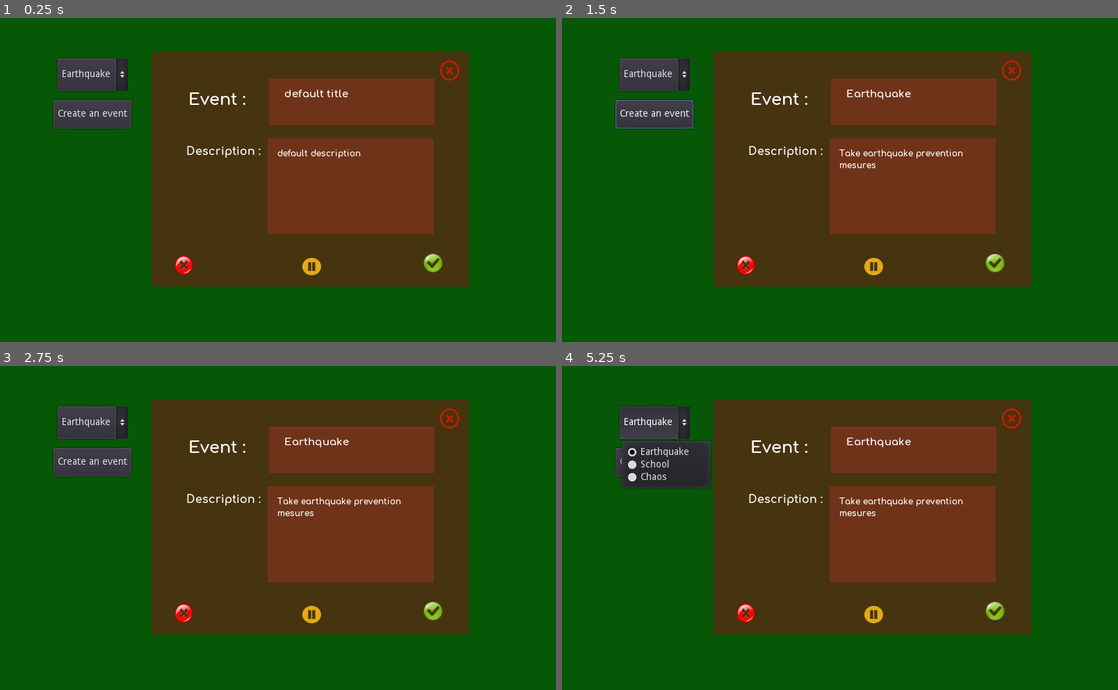
Above: before the commit, frames 1-4 (two rows, left to right).
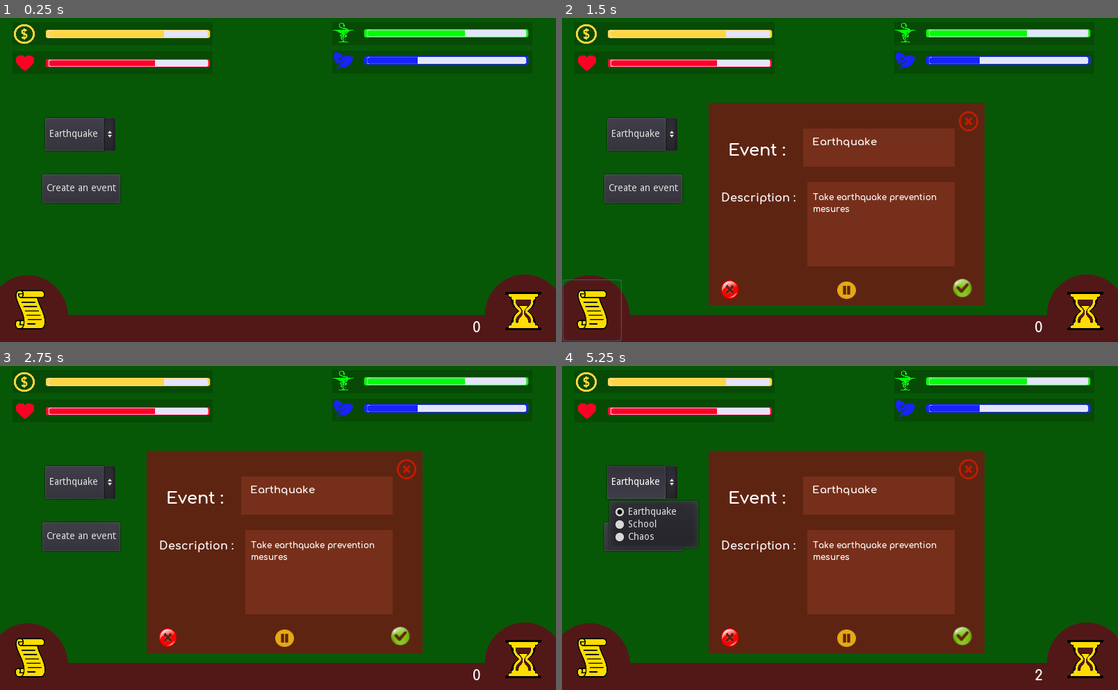
Above: after the commit, the same moments.

Repository: Speedphoenix/Mayor-of-Kanaka
Game: Godot game, scene res://scenes/MainScene.tscn
The game is run twice, just before and just after one commit, with the same random seed, the same clock (stepped at 60 frames per second) and the same inputs.
Inputs (mouse positions are in pixels of both pictures, inside the frame that each line leads up to; where the layout moved, square brackets give the same spot in the first picture):
- Up to frame 1 (0.25 s): no input
- Up to frame 2 (1.5 s): click "Create an event" at 0.5 s; click (589, 309) at 1.27 s
- Up to frame 3 (2.75 s): click (400, 634) [433, 612] at 2 s
- Up to frame 4 (5.25 s): click (962, 634) [995, 612] at 2.75 s; click (1084, 657) at 3.52 s; click (1084, 657) at 4.27 s; click "Earthquake" at 5 s

The runs differ from the first frame. In frame 1, 59% of the frame differs, in the area x 0-100%, y 1-100%; in frame 2, 41%; in frame 3, 41%; in frame 4, 42%.

Commit message:
Additional UI elements
player gauges added, along with some UI elements like next turn icons etc...

Diff:
--- a/scenes/BarsUI.tscn
+++ b/scenes/BarsUI.tscn
@@ -1,7 +1,17 @@
-[gd_scene load_steps=3 format=2]
+[gd_scene load_steps=13 format=2]
 
-[ext_resource path="res://assets/bars/progression_bar_empty_default.png" type="Texture" id=1]
-[ext_resource path="res://assets/bars/progression_bar_full_default.png" type="Texture" id=2]
+[ext_resource path="res://assets/bars/progression_bar_empty_blue.png" type="Texture" id=1]
+[ext_resource path="res://assets/bars/progression_bar_full_blue.png" type="Texture" id=2]
+[ext_resource path="res://assets/bars/economy.png" type="Texture" id=3]
+[ext_resource path="res://assets/bars/progression_bar_full_red.png" type="Texture" id=4]
+[ext_resource path="res://assets/bars/progression_bar_empty_red.png" type="Texture" id=5]
+[ext_resource path="res://assets/bars/satisfaction.png" type="Texture" id=6]
+[ext_resource path="res://assets/bars/progression_bar_full_green.png" type="Texture" id=7]
+[ext_resource path="res://assets/bars/nature.png" type="Texture" id=8]
+[ext_resource path="res://assets/bars/progression_bar_empty_green.png" type="Texture" id=9]
+[ext_resource path="res://assets/bars/progression_bar_empty_yellow.png" type="Texture" id=10]
+[ext_resource path="res://assets/bars/health.png" type="Texture" id=11]
+[ext_resource path="res://assets/bars/progression_bar_full_yellow.png" type="Texture" id=12]
 
 [node name="BarsUI" type="CanvasLayer"]
 
@@ -10,12 +20,159 @@
 "_edit_use_anchors_": false
 }
 
-[node name="TextureProgress" type="TextureProgress" parent="BarsController"]
-margin_left = 50.0
-margin_top = 27.0
-margin_right = 278.0
+[node name="Economy" type="Control" parent="BarsController"]
+__meta__ = {
+"_edit_use_anchors_": false
+}
+
+[node name="Background" type="ColorRect" parent="BarsController/Economy"]
+margin_left = 18.0
+margin_top = 20.0
+margin_right = 306.0
+margin_bottom = 53.0
+color = Color( 0, 0, 0, 0.156863 )
+__meta__ = {
+"_edit_use_anchors_": false
+}
+
+[node name="EconomyBar" type="TextureProgress" parent="BarsController/Economy"]
+margin_left = 61.0
+margin_top = 28.0
+margin_right = 311.0
 margin_bottom = 46.0
-value = 50.0
+value = 70.0
+texture_under = ExtResource( 10 )
+texture_progress = ExtResource( 12 )
+nine_patch_stretch = true
+__meta__ = {
+"_edit_use_anchors_": false
+}
+
+[node name="EconomyIcon" type="TextureRect" parent="BarsController/Economy"]
+margin_left = 20.2407
+margin_top = 23.2475
+margin_right = 50.2407
+margin_bottom = 51.2475
+texture = ExtResource( 3 )
+expand = true
+__meta__ = {
+"_edit_use_anchors_": false
+}
+
+[node name="Health" type="Control" parent="BarsController"]
+__meta__ = {
+"_edit_use_anchors_": false
+}
+
+[node name="Background" type="ColorRect" parent="BarsController/Health"]
+margin_left = 477.553
+margin_top = 19.8036
+margin_right = 765.553
+margin_bottom = 52.8036
+color = Color( 0, 0, 0, 0.156863 )
+__meta__ = {
+"_edit_use_anchors_": false
+}
+
+[node name="HealthBar" type="TextureProgress" parent="BarsController/Health"]
+margin_left = 519.138
+margin_top = 26.7838
+margin_right = 769.138
+margin_bottom = 44.7838
+rect_pivot_offset = Vector2( 133.543, 33.8617 )
+value = 60.0
+texture_under = ExtResource( 9 )
+texture_progress = ExtResource( 7 )
+nine_patch_stretch = true
+__meta__ = {
+"_edit_use_anchors_": false
+}
+
+[node name="HealthIcon" type="TextureRect" parent="BarsController/Health"]
+margin_left = 478.723
+margin_top = 21.4637
+margin_right = 508.723
+margin_bottom = 49.4637
+texture = ExtResource( 11 )
+expand = true
+__meta__ = {
+"_edit_use_anchors_": false
+}
+
+[node name="Satisfation" type="Control" parent="BarsController"]
+__meta__ = {
+"_edit_use_anchors_": false
+}
+
+[node name="Background" type="ColorRect" parent="BarsController/Satisfation"]
+margin_left = 18.3968
+margin_top = 61.6693
+margin_right = 306.397
+margin_bottom = 94.6693
+color = Color( 0, 0, 0, 0.156863 )
+__meta__ = {
+"_edit_use_anchors_": false
+}
+
+[node name="SatisfactionBar" type="TextureProgress" parent="BarsController/Satisfation"]
+margin_left = 60.9966
+margin_top = 70.2441
+margin_right = 310.997
+margin_bottom = 88.2441
+rect_pivot_offset = Vector2( 133.543, 33.8617 )
+value = 65.0
+texture_under = ExtResource( 5 )
+texture_progress = ExtResource( 4 )
+nine_patch_stretch = true
+__meta__ = {
+"_edit_use_anchors_": false
+}
+
+[node name="SatisfactionIcon" type="TextureRect" parent="BarsController/Satisfation"]
+margin_left = 20.0
+margin_top = 64.0
+margin_right = 52.0
+margin_bottom = 94.0
+texture = ExtResource( 6 )
+expand = true
+__meta__ = {
+"_edit_use_anchors_": false
+}
+
+[node name="Nature" type="Control" parent="BarsController"]
+margin_left = -1.0
+__meta__ = {
+"_edit_use_anchors_": false
+}
+
+[node name="Background" type="ColorRect" parent="BarsController/Nature"]
+margin_left = 478.752
+margin_top = 60.6562
+margin_right = 766.752
+margin_bottom = 93.6562
+color = Color( 0, 0, 0, 0.156863 )
+__meta__ = {
+"_edit_use_anchors_": false
+}
+
+[node name="NatureIcon" type="TextureRect" parent="BarsController/Nature"]
+margin_left = 480.019
+margin_top = 62.414
+margin_right = 510.019
+margin_bottom = 90.414
+texture = ExtResource( 8 )
+expand = true
+__meta__ = {
+"_edit_use_anchors_": false
+}
+
+[node name="NatureBar" type="TextureProgress" parent="BarsController/Nature"]
+margin_left = 519.656
+margin_top = 65.8724
+margin_right = 769.656
+margin_bottom = 83.8724
+rect_pivot_offset = Vector2( 133.543, 33.8617 )
+value = 33.0
 texture_under = ExtResource( 1 )
 texture_progress = ExtResource( 2 )
 nine_patch_stretch = true
--- a/scenes/EventsUI.tscn
+++ b/scenes/EventsUI.tscn
@@ -26,20 +26,16 @@
 script = ExtResource( 2 )
 
 [node name="SingleEventController" type="Control" parent="."]
-margin_left = 199.179
-margin_top = 47.6758
-margin_right = 691.179
-margin_bottom = 425.676
 __meta__ = {
 "_edit_use_anchors_": false
 }
 
 [node name="Background" type="ColorRect" parent="SingleEventController"]
-margin_left = 19.0703
-margin_top = 14.8325
-margin_right = 476.07
-margin_bottom = 351.832
-color = Color( 0.371094, 0.14362, 0.0753784, 0.721569 )
+margin_left = 211.0
+margin_top = 136.0
+margin_right = 608.0
+margin_bottom = 427.0
+color = Color( 0.372549, 0.145098, 0.0745098, 1 )
 __meta__ = {
 "_edit_use_anchors_": false
 }
@@ -56,10 +52,10 @@
 [node name="TitleLabel" type="Label" parent="SingleEventController/TitleController"]
 anchor_left = 0.5
 anchor_right = 0.5
-margin_left = 53.128
-margin_top = 53.8775
-margin_right = 136.128
-margin_bottom = 81.8775
+margin_left = 220.128
+margin_top = 174.878
+margin_right = 303.128
+margin_bottom = 202.878
 rect_pivot_offset = Vector2( -700.5, -123 )
 custom_fonts/font = SubResource( 1 )
 text = "Event :"
@@ -68,10 +64,10 @@
 }
 
 [node name="TitleBackground" type="ColorRect" parent="SingleEventController/TitleController"]
-margin_left = 169.291
-margin_top = 38.0
-margin_right = 407.291
-margin_bottom = 105.0
+margin_left = 328.0
+margin_top = 158.0
+margin_right = 546.0
+margin_bottom = 213.0
 rect_pivot_offset = Vector2( 82.183, 114.337 )
 color = Color( 0.501961, 0.203922, 0.113725, 0.721569 )
 __meta__ = {
@@ -81,10 +77,10 @@
 [node name="Title" type="Label" parent="SingleEventController/TitleController"]
 anchor_left = 0.5
 anchor_right = 0.5
-margin_left = 190.964
-margin_top = 51.1091
-margin_right = 391.964
-margin_bottom = 100.109
+margin_left = 341.0
+margin_top = 168.0
+margin_right = 535.0
+margin_bottom = 213.0
 rect_pivot_offset = Vector2( -700.5, -123 )
 custom_fonts/font = SubResource( 2 )
 text = "This is where title
@@ -106,10 +102,10 @@
 [node name="DescriptionLabel" type="Label" parent="SingleEventController/DescriptionController"]
 anchor_left = 0.5
 anchor_right = 0.5
-margin_left = 50.4439
-margin_top = 132.701
-margin_right = 157.444
-margin_bottom = 152.701
+margin_left = 210.444
+margin_top = 247.701
+margin_right = 317.444
+margin_bottom = 267.701
 rect_pivot_offset = Vector2( -700.5, -123 )
 custom_fonts/font = SubResource( 3 )
 text = "Description :"
@@ -118,10 +114,10 @@
 }
 
 [node name="DescriptionBackground2" type="ColorRect" parent="SingleEventController/DescriptionController"]
-margin_left = 166.568
-margin_top = 123.61
-margin_right = 405.568
-margin_bottom = 261.61
+margin_left = 334.0
+margin_top = 235.0
+margin_right = 546.0
+margin_bottom = 356.0
 rect_pivot_offset = Vector2( 82.183, 114.337 )
 color = Color( 0.501961, 0.203922, 0.113725, 0.721569 )
 __meta__ = {
@@ -131,10 +127,10 @@
 [node name="Description" type="Label" parent="SingleEventController/DescriptionController"]
 anchor_left = 0.5
 anchor_right = 0.5
-margin_left = 181.286
-margin_top = 139.173
-margin_right = 370.286
-margin_bottom = 216.173
+margin_left = 342.286
+margin_top = 250.173
+margin_right = 531.286
+margin_bottom = 327.173
 rect_pivot_offset = Vector2( -700.5, -123 )
 custom_fonts/font = SubResource( 4 )
 text = "This is where description goes."
@@ -144,10 +140,10 @@
 }
 
 [node name="AcceptButton" type="TextureButton" parent="SingleEventController"]
-margin_left = 410.07
-margin_top = 304.832
-margin_right = 438.07
-margin_bottom = 331.832
+margin_left = 562.07
+margin_top = 388.832
+margin_right = 590.07
+margin_bottom = 415.832
 texture_normal = ExtResource( 4 )
 expand = true
 __meta__ = {
@@ -155,10 +151,10 @@
 }
 
 [node name="RefuseButton" type="TextureButton" parent="SingleEventController"]
-margin_left = 52.0703
-margin_top = 307.832
-margin_right = 79.0703
-margin_bottom = 334.832
+margin_left = 228.07
+margin_top = 390.832
+margin_right = 255.07
+margin_bottom = 417.832
 texture_normal = ExtResource( 3 )
 expand = true
 __meta__ = {
@@ -166,10 +162,10 @@
 }
 
 [node name="HoldButton" type="TextureButton" parent="SingleEventController"]
-margin_left = 236.07
-margin_top = 310.832
-margin_right = 263.07
-margin_bottom = 335.832
+margin_left = 396.07
+margin_top = 392.832
+margin_right = 423.07
+margin_bottom = 417.832
 texture_normal = ExtResource( 5 )
 expand = true
 __meta__ = {
@@ -177,10 +173,10 @@
 }
 
 [node name="CloseButton" type="TextureButton" parent="SingleEventController"]
-margin_left = 433.655
-margin_top = 26.5636
-margin_right = 461.655
-margin_bottom = 55.5636
+margin_left = 570.655
+margin_top = 147.564
+margin_right = 598.655
+margin_bottom = 176.564
 texture_normal = ExtResource( 6 )
 expand = true
 __meta__ = {
--- a/scenes/MainScene.tscn
+++ b/scenes/MainScene.tscn
@@ -1,8 +1,10 @@
-[gd_scene load_steps=4 format=2]
+[gd_scene load_steps=6 format=2]
 
 [ext_resource path="res://scripts/EventController.gd" type="Script" id=1]
 [ext_resource path="res://scripts/MainScript.gd" type="Script" id=2]
 [ext_resource path="res://scenes/EventsUI.tscn" type="PackedScene" id=3]
+[ext_resource path="res://scenes/BarsUI.tscn" type="PackedScene" id=4]
+[ext_resource path="res://scenes/UnderUI.tscn" type="PackedScene" id=5]
 
 [node name="Main" type="Node2D"]
 script = ExtResource( 2 )
@@ -26,10 +28,11 @@
 EventsUI = ExtResource( 3 )
 
 [node name="CreateEventButton" type="Button" parent="EventsController"]
-margin_left = 76.5997
-margin_top = 131.926
-margin_right = 188.6
-margin_bottom = 172.926
+visible = false
+margin_left = 60.5635
+margin_top = 238.834
+margin_right = 172.564
+margin_bottom = 279.834
 text = "Create an event"
 expand_icon = true
 __meta__ = {
@@ -37,10 +40,11 @@
 }
 
 [node name="EventIDSelector" type="OptionButton" parent="EventsController"]
-margin_left = 82.9457
-margin_top = 72.0
-margin_right = 183.946
-margin_bottom = 119.0
+visible = false
+margin_left = 65.1277
+margin_top = 158.417
+margin_right = 166.128
+margin_bottom = 205.417
 __meta__ = {
 "_edit_use_anchors_": false
 }
@@ -51,6 +55,22 @@
 }
 
 [node name="EventsUI" parent="EventsController/EventsUIController" instance=ExtResource( 3 )]
+
+[node name="BarsController" type="Control" parent="."]
+__meta__ = {
+"_edit_use_anchors_": false
+}
+
+[node name="BarsUI" parent="BarsController" instance=ExtResource( 4 )]
+
+[node name="UnderUIController" type="Control" parent="."]
+margin_right = 40.0
+margin_bottom = 40.0
+__meta__ = {
+"_edit_use_anchors_": false
+}
+
+[node name="UnderUI" parent="UnderUIController" instance=ExtResource( 5 )]
 [connection signal="eventChanged" from="EventsController" to="EventsController/EventsUIController/EventsUI" method="_on_eventChanged"]
 [connection signal="pressed" from="EventsController/CreateEventButton" to="EventsController" method="_on_CreateEventButton_pressed"]
 [connection signal="close" from="EventsController/EventsUIController/EventsUI" to="EventsController" method="_on_EventsUI_close"]
--- /dev/null
+++ b/scenes/UnderUI.tscn
@@ -0,0 +1,93 @@
+[gd_scene load_steps=7 format=2]
+
+[ext_resource path="res://assets/additional_ui/next-turn.png" type="Texture" id=1]
+[ext_resource path="res://assets/additional_ui/circle_next-turn.png" type="Texture" id=2]
+[ext_resource path="res://scripts/UnderUI.gd" type="Script" id=3]
+[ext_resource path="res://assets/font/Comfortaa-Bold.ttf" type="DynamicFontData" id=4]
+[ext_resource path="res://assets/additional_ui/manuscript.png" type="Texture" id=5]
+
+[sub_resource type="DynamicFont" id=1]
+size = 20
+font_data = ExtResource( 4 )
+
+[node name="UnderUI" type="CanvasLayer"]
+script = ExtResource( 3 )
+
+[node name="Background" type="ColorRect" parent="."]
+margin_left = -17.0
+margin_top = 441.0
+margin_right = 808.0
+margin_bottom = 510.0
+color = Color( 0.32549, 0.0980392, 0.0980392, 1 )
+__meta__ = {
+"_edit_use_anchors_": false
+}
+
+[node name="CurrentTurnLabel" type="Label" parent="."]
+margin_left = 650.0
+margin_top = 448.0
+margin_right = 692.0
+margin_bottom = 471.0
+custom_fonts/font = SubResource( 1 )
+text = "0"
+align = 2
+__meta__ = {
+"_edit_use_anchors_": false
+}
+
+[node name="NextTurnController" type="Control" parent="."]
+__meta__ = {
+"_edit_use_anchors_": false
+}
+
+[node name="CircleBackground" type="TextureRect" parent="NextTurnController"]
+margin_left = 697.0
+margin_top = 382.0
+margin_right = 813.0
+margin_bottom = 498.0
+texture = ExtResource( 2 )
+expand = true
+__meta__ = {
+"_edit_use_anchors_": false
+}
+
+[node name="NextTurnButton" type="Button" parent="NextTurnController"]
+margin_left = 709.119
+margin_top = 392.059
+margin_right = 797.119
+margin_bottom = 478.059
+icon = ExtResource( 1 )
+flat = true
+expand_icon = true
+__meta__ = {
+"_edit_use_anchors_": false
+}
+
+[node name="EventDetailsController" type="Control" parent="."]
+__meta__ = {
+"_edit_use_anchors_": false
+}
+
+[node name="CircleBackground2" type="TextureRect" parent="EventDetailsController"]
+margin_left = -19.0
+margin_top = 383.0
+margin_right = 99.0
+margin_bottom = 507.0
+texture = ExtResource( 2 )
+expand = true
+__meta__ = {
+"_edit_use_anchors_": false
+}
+
+[node name="EventDetailsButton" type="Button" parent="EventDetailsController"]
+margin_left = 0.881073
+margin_top = 389.595
+margin_right = 85.8811
+margin_bottom = 478.595
+icon = ExtResource( 5 )
+flat = true
+expand_icon = true
+__meta__ = {
+"_edit_use_anchors_": false
+}
+[connection signal="pressed" from="NextTurnController/NextTurnButton" to="." method="_on_NextTurnButton_pressed"]
--- a/scripts/EventController.gd
+++ b/scripts/EventController.gd
@@ -3,9 +3,16 @@
 signal eventChanged(eventID)
 
 export (PackedScene) var EventsUI
+var devmode
 
 func _ready():
+	var Global = get_node("/root/Global")
+	devmode = Global.devmode
+	$EventsUIController/EventsUI.get_child(0).hide()
 	initSelector()
+	if(devmode == true):
+		$CreateEventButton.show()
+		$EventIDSelector.show()
 
 func _process(_delta):
 	pass
@@ -17,7 +24,7 @@
 
 func _on_CreateEventButton_pressed():
 	var eventID = $EventIDSelector.get_item_id($EventIDSelector.selected)
-	print("eventID to be printed :", eventID)
+	#print("eventID to be printed :", eventID)
 	emit_signal("eventChanged", eventID)
 	$EventsUIController/EventsUI.get_child(0).show()
 
--- a/scripts/Global.gd
+++ b/scripts/Global.gd
@@ -1,9 +1,15 @@
 extends Node
 
 var events
+var devmode
+
+var currentTurn
 
 func _ready():
 	events = getEventsData()
+	# disable if you do not want to display dev tools
+	devmode = true
+	currentTurn = 0
 
 func _process(_delta):
 	pass
--- /dev/null
+++ b/scripts/UnderUI.gd
@@ -0,0 +1,10 @@
+extends CanvasLayer
+
+# Called when the node enters the scene tree for the first time.
+func _ready():
+	$CurrentTurnLabel.text =  "0"
+
+func _on_NextTurnButton_pressed():
+	var currentTurn = int($CurrentTurnLabel.text)
+	var newCurrentTurn = currentTurn + 1
+	$CurrentTurnLabel.text =  String(newCurrentTurn)
Binary file added: assets/additional_ui/circle_next-turn.png
Not shown, added: assets/additional_ui/circle_next-turn.png.import
Binary file added: assets/additional_ui/manuscript.png
Not shown, added: assets/additional_ui/manuscript.png.import
Binary file added: assets/additional_ui/next-turn.png
Not shown, added: assets/additional_ui/next-turn.png.import
Binary file added: assets/bars/economy.png
Not shown, added: assets/bars/economy.png.import
Binary file added: assets/bars/health.png
Not shown, added: assets/bars/health.png.import
Binary file added: assets/bars/nature.png
Not shown, added: assets/bars/nature.png.import
(and 20 more such lines)
